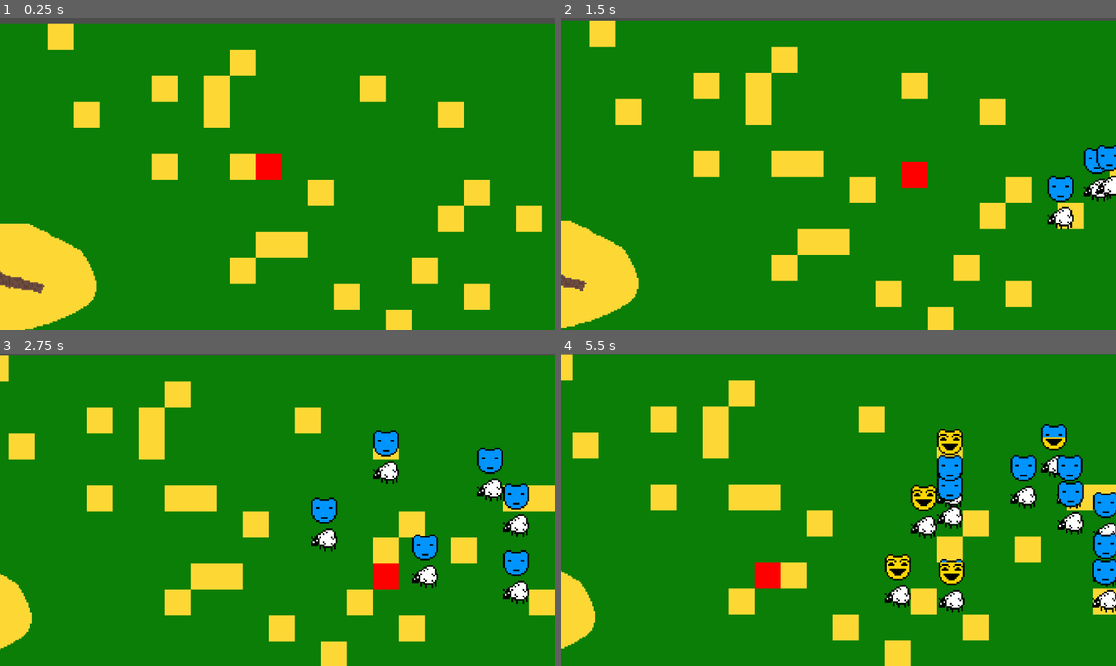
Above: before the commit, frames 1-4 (two rows, left to right).
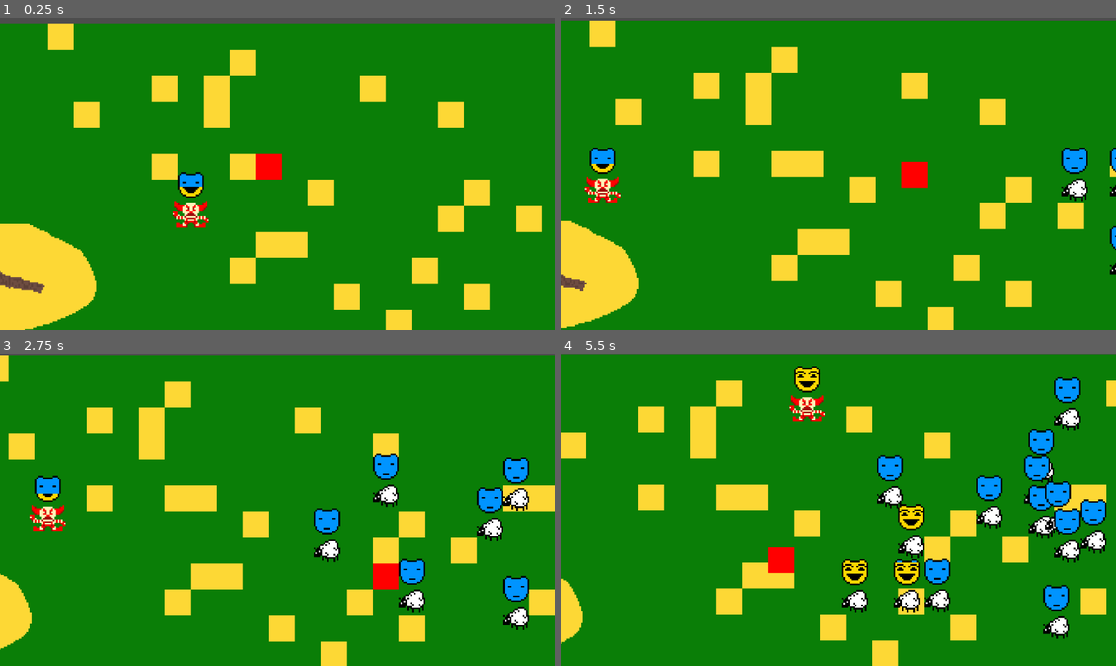
Above: after the commit, the same moments.

Repository: zelochron42/Clown-Ranch-Game
Game: Godot game, scene res://main_scene.tscn
The game is run twice, just before and just after one commit, with the same random seed, the same clock (stepped at 60 frames per second) and the same inputs.
Inputs:
- Up to frame 1 (0.25 s): no input
- Up to frame 2 (1.5 s): hold Right (move_right) 0.53-1.28 s; tap Space (ui_select) at 0.6, 0.77, 1.07 s; hold Down (move_down) from 1.28 s (still down); tap Z (player_action) at 1.35 s
- Up to frame 3 (2.75 s): tap Space (ui_select) at 1.52, 1.55, 1.82, 2.1 s; release Down (move_down) at 2.03 s; hold Right (move_right) from 2.03 s (still down)
- Up to frame 4 (5.5 s): release Right (move_right) at 2.78 s; hold Up (move_up) 2.78-3.53 s; tap Z (player_action) at 2.85, 4.35 s; tap Space (ui_select) at 3.02, 3.05, 3.32, 3.6, 3.77, 4.07, 4.52, 4.55, 4.82, 5.1 s; hold Left (move_left) 3.53-5.03 s; hold Down (move_down) from 5.03 s (still down)

The runs differ from the first frame. In frame 1, 0.7% of the frame differs, in the area x 31-38%, y 49-68%; in frame 2, 2.6%; in frame 3, 6.3%; in frame 4, 21%, in the area x 0-100%, y 0-100%.

Commit message:
angry clown update

Diff:
--- a/AngryClown.gd
+++ b/AngryClown.gd
@@ -1,10 +1,11 @@
 extends Sprite2D
 
 @export var map : TileMap
+var spawner : Node
 var laughter : TextureProgressBar
 var tilemap_object
 var pathfinding
-var entry_position : Vector2i
+@export var entry_position : Vector2i
 @export var happiness_threshold : float = 50 #measured in percentage
 
 func _ready():
@@ -12,7 +13,7 @@
 	laughter = $LaughMeter
 	pathfinding = $Pathfinder
 	map = get_tree().current_scene.find_child("TileMap")
-	entry_position = map.local_to_map(position)
+	spawner = $"../EntitySpawner"
 
 func _process(delta):
 	if !tilemap_object.is_tweening:
@@ -23,16 +24,38 @@
 
 
 func _mad_behavior():
-	var directions = [Vector2i.RIGHT, Vector2i.DOWN]
-	var direction = directions[randi() % 2]
-	tilemap_object.MoveDirection(direction)
-	pass
+	var my_pos = tilemap_object.cell_position
+	var end_pos = _nearest_animal()
+	var p : Array[Vector2i] = pathfinding.FindPath(my_pos, end_pos)
+	if p.size() > 1:
+		var target : Node = tilemap_object.MoveToCell(p[1])
+		if target:
+			var laugh_meter = target.find_child("LaughMeter")
+			if laugh_meter:
+				laugh_meter.AddLaugh(-4)
+	else:
+		var directions = [Vector2i.RIGHT, Vector2i.DOWN, Vector2i.LEFT, Vector2i.UP]
+		var direction = directions[randi() % 4]
+		tilemap_object.MoveDirection(direction)
 
-func _nearest_animal():
+
+func _nearest_animal() -> Vector2i:
+	var target_pos = tilemap_object.cell_position
+	var min_dist : float = 20
+	for ob in map.objects:
+		var laugh = ob.find_child("LaughMeter")
+		if ob != self && laugh && laugh.value > 0:
+			var ob_pos = ob.find_child("TilemapObject").cell_position
+			var dist : float = (ob_pos - tilemap_object.cell_position).length()
+			if dist < min_dist:
+				min_dist = dist
+				target_pos = ob_pos
+	return target_pos
 
 func _laugh_behavior():
 	if tilemap_object.cell_position != entry_position:
 		var path = pathfinding.FindPath(tilemap_object.cell_position, entry_position)
 		tilemap_object.MoveToCell(path[1])
 	else:
+		spawner.ClownReturn()
 		tilemap_object.Remove()
--- a/EntitySpawner.gd
+++ b/EntitySpawner.gd
@@ -1,17 +1,31 @@
 extends Node
 
+@export var sheep_count : int
 var sheep = preload("res://sheep.tscn")
+var clown = preload("res://angry_clown.tscn")
+var timer : Timer
 @export var sheep_zone : Rect2i
 
-# Called when the node enters the scene tree for the first time.
 func _ready():
-	pass # Replace with function body.
+	timer = $ClownReset
 
-
-# Called every frame. 'delta' is the elapsed time since the previous frame.
 func _process(delta):
 	if Input.is_action_just_pressed("ui_select"):
 		SpawnSheep()
+
+func ClownReturn():
+	timer.start()
+	await timer.timeout
+	_spawn_clown()
+
+func _spawn_clown():
+	var start_pos = Vector2i(-1, 0)
+	var new_clown = clown.instantiate()
+	new_clown.entry_position = start_pos
+	var tmo = new_clown.find_child("TilemapObject")
+	get_tree().current_scene.add_child(new_clown)
+	tmo.SetCell(start_pos)
+
 
 func SpawnSheep():
 	var random_x : int = randi_range(sheep_zone.position.x, sheep_zone.end.x)
@@ -21,4 +35,4 @@
 	var new_sheep = sheep.instantiate()
 	var tmo = new_sheep.find_child("TilemapObject")
 	get_tree().current_scene.add_child(new_sheep)
-	tmo.MoveToCell(new_tile)
+	tmo.SetCell(new_tile)
--- a/TilemapObject.gd
+++ b/TilemapObject.gd
@@ -17,6 +17,11 @@
 	map.objects.append(parent) #adds parent to the list of moving objects tracked by GameMap.gd
 	loaded.emit() #signal that this node is ready to be used
 
+func SetCell(new_cell):
+	cell_position = new_cell
+	goal_cell = cell_position
+	_sync_parent()
+
 func MoveToCell(new_cell : Vector2i, ignore_objects : bool = false, override_movement : bool = false) -> Node:
 	#This function will attempt to tween this object to a specified cell
 	#If it fails due to being blocked by an object, it will return the node of the object that blocked it
@@ -34,10 +39,12 @@
 		var tween = create_tween() #create the tween animation that will move this object
 		tween.tween_property(parent, "position", map.map_to_local(new_cell), move_time)
 		goal_cell = new_cell
-		await tween.finished #Wait in real-time for the tween to end
-		cell_position = goal_cell
-		is_tweening = false
+		_end_tween(tween)
 	return null #Returns null after moving successfully, since nothing blocked it
+func _end_tween(tween):
+	await tween.finished #Wait in real-time for the tween to end
+	cell_position = goal_cell
+	is_tweening = false
 
 func _check_cell_for_tile(check_cell) -> bool: #simple function that checks the tilemap to see if a tile is empty
 	return map.get_cell_tile_data(0, check_cell) != null
--- /dev/null
+++ b/angry_clown.tscn
@@ -0,0 +1,42 @@
+[gd_scene load_steps=8 format=3 uid="uid://cm251cojinvmq"]
+
+[ext_resource type="Texture2D" uid="uid://cnugpn1u3ulk" path="res://sprites/madclown.png" id="1_r4vob"]
+[ext_resource type="Script" path="res://AngryClown.gd" id="2_l7ibg"]
+[ext_resource type="Script" path="res://TilemapObject.gd" id="3_46vin"]
+[ext_resource type="Script" path="res://Pathfinder.gd" id="4_h75xa"]
+[ext_resource type="Texture2D" uid="uid://cff5pygu1bhld" path="res://sprites/laugh_face_back.png" id="5_8dp05"]
+[ext_resource type="Texture2D" uid="uid://ccrgyhm8lnuf7" path="res://sprites/laugh_face_purple.png" id="6_f5ttl"]
+[ext_resource type="Script" path="res://LaughMeter.gd" id="7_vehc5"]
+
+[node name="AngryClown" type="Sprite2D"]
+position = Vector2(73, 86)
+texture = ExtResource("1_r4vob")
+script = ExtResource("2_l7ibg")
+happiness_threshold = 75.0
+
+[node name="TilemapObject" type="Node" parent="."]
+script = ExtResource("3_46vin")
+
+[node name="Pathfinder" type="Node" parent="."]
+script = ExtResource("4_h75xa")
+
+[node name="LaughMeter" type="TextureProgressBar" parent="."]
+z_index = 2
+layout_direction = 1
+offset_left = -8.0
+offset_top = -26.0
+offset_right = 8.0
+offset_bottom = -10.0
+max_value = 16.0
+step = 0.1
+value = 7.0
+fill_mode = 3
+texture_under = ExtResource("5_8dp05")
+texture_progress = ExtResource("6_f5ttl")
+script = ExtResource("7_vehc5")
+drain_rate = 0.5
+
+[node name="Timer" type="Timer" parent="LaughMeter"]
+process_callback = 0
+wait_time = 0.75
+autostart = true
--- a/main_scene.tscn
+++ b/main_scene.tscn
@@ -6,6 +6,7 @@
 [ext_resource type="Texture2D" uid="uid://ccv6go4oo7uxk" path="res://sprites/d01.png" id="5_gfouj"]
 [ext_resource type="Script" path="res://GameMap.gd" id="5_k8yc6"]
 [ext_resource type="Script" path="res://EntitySpawner.gd" id="6_s48w7"]
+[ext_resource type="PackedScene" uid="uid://cm251cojinvmq" path="res://angry_clown.tscn" id="7_rqqru"]
 
 [sub_resource type="TileSetAtlasSource" id="TileSetAtlasSource_4kkab"]
 texture = ExtResource("5_gfouj")
@@ -410,4 +411,12 @@
 
 [node name="EntitySpawner" type="Node" parent="."]
 script = ExtResource("6_s48w7")
+sheep_count = 25
 sheep_zone = Rect2i(2, 2, 10, 7)
+
+[node name="ClownReset" type="Timer" parent="EntitySpawner"]
+wait_time = 15.0
+one_shot = true
+
+[node name="AngryClown" parent="." instance=ExtResource("7_rqqru")]
+position = Vector2(-64, 128)
--- a/pathfinding_experimentation.tscn
+++ b/pathfinding_experimentation.tscn
@@ -1,17 +1,11 @@
-[gd_scene load_steps=15 format=3 uid="uid://co6juaxukx7yl"]
+[gd_scene load_steps=9 format=3 uid="uid://co6juaxukx7yl"]
 
 [ext_resource type="Script" path="res://GameMap.gd" id="1_0bujn"]
 [ext_resource type="Texture2D" uid="uid://ci3y46116en3f" path="res://sprites/redcube.png" id="1_hu2dc"]
 [ext_resource type="Script" path="res://Player.gd" id="2_su2wl"]
 [ext_resource type="Script" path="res://TilemapObject.gd" id="3_orwgm"]
 [ext_resource type="Texture2D" uid="uid://ccv6go4oo7uxk" path="res://sprites/d01.png" id="4_331fw"]
-[ext_resource type="Texture2D" uid="uid://cff5pygu1bhld" path="res://sprites/laugh_face_back.png" id="8_i4xd2"]
-[ext_resource type="Texture2D" uid="uid://ccrgyhm8lnuf7" path="res://sprites/laugh_face_purple.png" id="9_jwl76"]
-[ext_resource type="Script" path="res://LaughMeter.gd" id="10_3s3vo"]
-[ext_resource type="Script" path="res://Pathfinder.gd" id="11_bfjm0"]
-[ext_resource type="Texture2D" uid="uid://cnugpn1u3ulk" path="res://sprites/madclown.png" id="12_lsmbl"]
 [ext_resource type="Script" path="res://EntitySpawner.gd" id="12_nt56t"]
-[ext_resource type="Script" path="res://AngryClown.gd" id="13_24mys"]
 
 [sub_resource type="TileSetAtlasSource" id="TileSetAtlasSource_4kkab"]
 texture = ExtResource("4_331fw")
@@ -414,42 +408,6 @@
 layer_0/tile_data = PackedInt32Array(0, 1048576, 0, 65536, 1310720, 4, 131072, 917504, 5, 196608, 917504, 5, 262144, 15 …(3599 unchanged characters)…
 script = ExtResource("1_0bujn")
 
-[node name="AngryClown" type="Sprite2D" parent="."]
-position = Vector2(73, 86)
-texture = ExtResource("12_lsmbl")
-script = ExtResource("13_24mys")
-
-[node name="TilemapObject" type="Node" parent="AngryClown" node_paths=PackedStringArray("map")]
-script = ExtResource("3_orwgm")
-map = NodePath("../../TileMap")
-move_time = 0.8
-
-[node name="Pathfinder" type="Node" parent="AngryClown" node_paths=PackedStringArray("tilemap", "tilemap_object", "player_object")]
-script = ExtResource("11_bfjm0")
-tilemap = NodePath("../../TileMap")
-tilemap_object = NodePath("")
-player_object = NodePath("../../Player/TilemapObject")
-
-[node name="LaughMeter" type="TextureProgressBar" parent="AngryClown"]
-z_index = 2
-layout_direction = 1
-offset_left = -8.0
-offset_top = -26.0
-offset_right = 8.0
-offset_bottom = -10.0
-max_value = 16.0
-step = 0.1
-value = 7.0
-fill_mode = 3
-texture_under = ExtResource("8_i4xd2")
-texture_progress = ExtResource("9_jwl76")
-script = ExtResource("10_3s3vo")
-
-[node name="Timer" type="Timer" parent="AngryClown/LaughMeter"]
-process_callback = 0
-wait_time = 0.75
-autostart = true
-
 [node name="EntitySpawner" type="Node" parent="."]
 script = ExtResource("12_nt56t")
 sheep_zone = Rect2i(5, 3, 5, 3)
Not shown: 1 places in main_scene.tscn that only renumber resources
